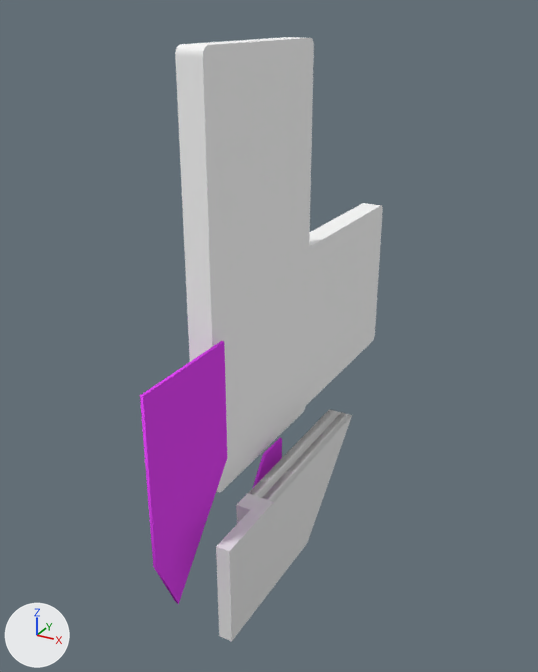
Before and after pictures for a commit that changed the Blender file blender/clip.blend.
Both versions are drawn from a 50 mm camera at (105.1, -119.1, 11.0) aimed at (1.3, 69.6, -83.4). Arrows for +X, +Y and +Z are at lower left; the lights stay in place. The same objects are shown in both versions, whatever each file hides.

In view in the first picture: 'c-cavity-bottom', 'c-cavity-left', 'goodfront', 'goodfront.fill', 'phone horiz', 'phone vert'.
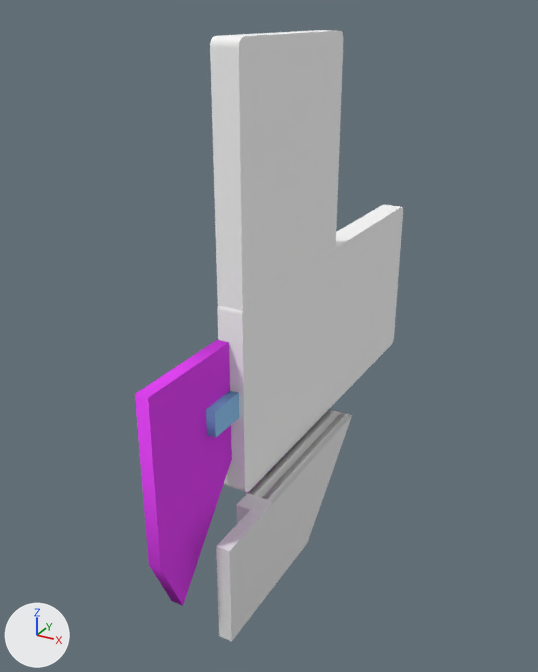
Edits to the bpy script that builds the scene:
```text
Change ob_c_cavity_bottom:
    remove ob_c_cavity_bottom.parent = ob_all_front
    remove ob_c_cavity_bottom.matrix_parent_inverse = Matrix(((0.0, 0.0111, 0.0, 0.681), (0.0, 0.0, 0.0111, -0.0957), (0.0111, 0.0, 0.0, -0.0355), (0.0, 0.0, 0.0, 1.0)))
Change ob_c_cavity_left:
    remove ob_c_cavity_left.parent = ob_all_front
    remove ob_c_cavity_left.matrix_parent_inverse = Matrix(((0.0, 0.0111, 0.0, 0.681), (0.0, 0.0, 0.0111, -0.0957), (0.0111, 0.0, 0.0, -0.0355), (0.0, 0.0, 0.0, 1.0)))
    ob_c_cavity_left.location: (-2.376, 15.56, -101.6) -> (6.293, 15.56, -101.6)
    ob_c_cavity_left.scale: (89.8, 89.8, 89.8) -> (89.8, 89.8, 381.0)
Change ob_phone_horiz:
    ob_phone_horiz.location: (0.1, 96.9, -89.3) -> (8.6, 96.9, -88.9)
Change ob_phone_vert:
    ob_phone_vert.location: (0.1, 62.8, -58.5) -> (8.6, 64.7, -56.6)
Add ob_c_jack_horz:
    ob_c_jack_horz = bpy.data.objects.new('c-jack-horz', cu_cable_jack_landscape)
    ob_c_jack_horz.location = (8.6, 29.0, -88.9)
    ob_c_jack_horz.rotation_euler = (1.571, 0.0, 1.571)  # degrees (90, 0, 90)
    ob_c_jack_horz.scale = (89.8, 89.8, 266.0)
Add ob_c_jack_vert:
    ob_c_jack_vert = bpy.data.objects.new('c-jack-vert', cu_curve_006)
    ob_c_jack_vert.location = (8.6, 64.6, -124.7)
    ob_c_jack_vert.rotation_euler = (1.571, 0.0, 1.571)  # degrees (90, 0, 90)
    ob_c_jack_vert.scale = (89.8, 89.8, 266.0)
```

What differs and where, as boxes (x1, y1, x2, y2) in the pictures (538 x 672 px):
'phone vert', moved
    before: (175, 37, 314, 493)
    after: (210, 30, 343, 476)
'phone horiz', moved
    before: (215, 203, 383, 485)
    after: (217, 205, 403, 492)
'c-cavity-left', moved, rescaled (11% wider)
    before: (140, 341, 227, 604)
    after: (135, 340, 232, 606)
'c-jack-horz', added (blue)
    after: (206, 391, 239, 438)
'c-cavity-bottom', moved (not visible afterwards)
    before: (253, 438, 282, 487)
